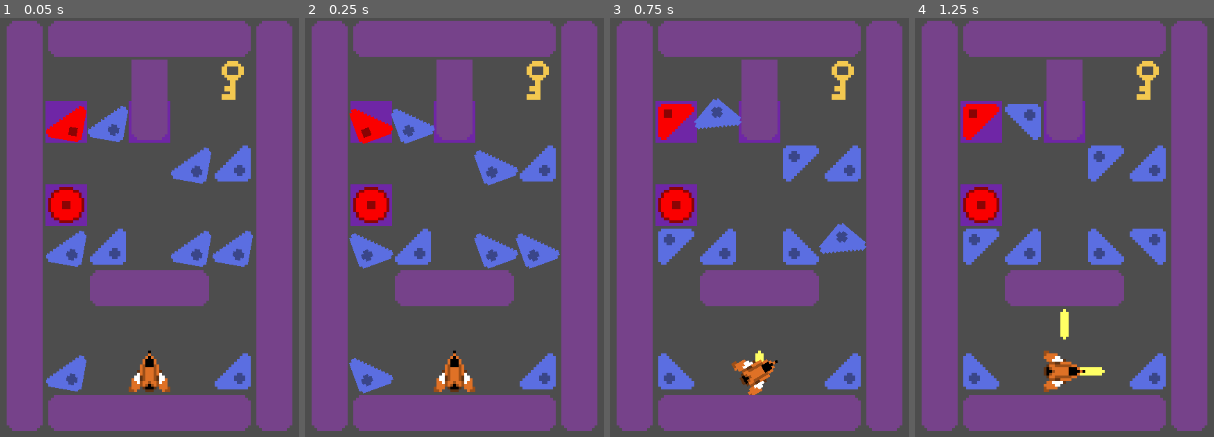
Above: before the commit, frames 1-4 (left to right).
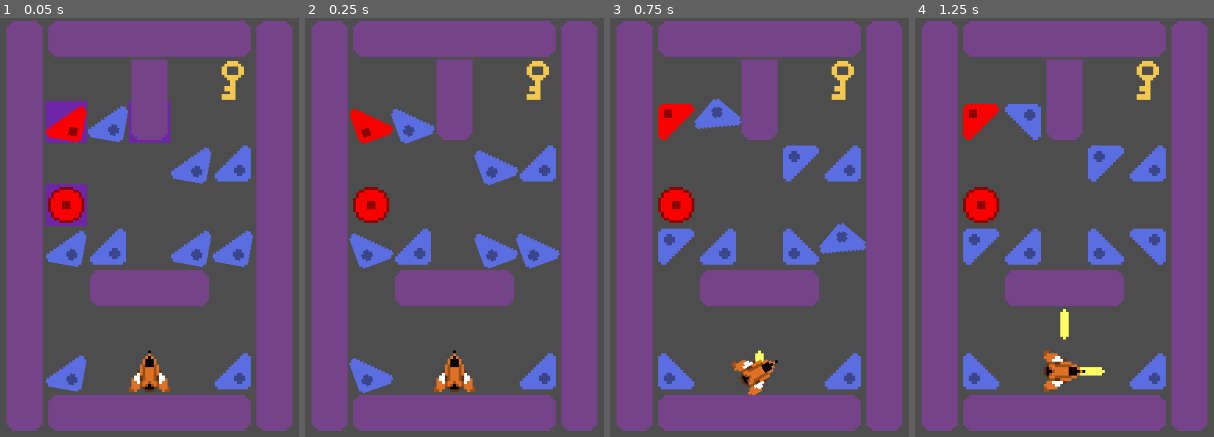
Above: after the commit, the same moments.

Repository: LizardMan2/Dinker
Game: Godot game, scene res://Levels/Test.tscn
Same seed, same stepped clock (60 frames per second), same inputs: the game is played once before the commit and once after it.
Inputs:
- Up to frame 1 (0.05 s): no input
- Up to frame 2 (0.25 s): no input
- Up to frame 3 (0.75 s): tap Enter (ui_accept) at 0.5 s; hold Right (ui_right) from 0.53 s (still down)
- Up to frame 4 (1.25 s): keep holding Right (ui_right); tap Enter (ui_accept) at 0.77 s

Frame 1 is identical in both runs. In frame 2, 1.6% of the frame differs, in the area x 15-57%, y 19-50%; in frame 3, 1.6%; in frame 4, 1.6%.

Commit message:
Fixed rotator, began work on door

Diff:
--- a/Levels/SpawnMovingObjects.gd
+++ b/Levels/SpawnMovingObjects.gd
@@ -20,11 +20,11 @@
 				var b = objects[0].instantiate()
 				get_parent().add_child(b)
 				b.position = (Vector2(i.x, i.y) * 15) + Vector2(7.5, 7.5)
-				match coords.y:
+				match coords.x:
 					0:
+						b.state = -1
+					1:
 						b.state = 1
-					1:
-						b.state = -1
 					2:
 						b.state = 2
 		visible = false
--- a/Levels/Test.tscn
+++ b/Levels/Test.tscn
@@ -7,6 +7,7 @@
 [ext_resource type="Script" path="res://Levels/connectionBuilder.gd" id="3_dakvb"]
 [ext_resource type="PackedScene" uid="uid://c05cdko4pf5i1" path="res://Objects/bumper.tscn" id="3_dww0a"]
 [ext_resource type="PackedScene" uid="uid://bmcigu6bxbxt1" path="res://Objects/Connection/connection_layer.tscn" id="3_j81sp"]
+[ext_resource type="PackedScene" uid="uid://c1l540knp2od" path="res://Objects/Connection/connector.tscn" id="4_yt2vy"]
 [ext_resource type="PackedScene" uid="uid://bp75whmfa4006" path="res://Objects/Player/player.tscn" id="4_ytsnj"]
 [ext_resource type="PackedScene" uid="uid://beqi1cysmhdlg" path="res://Objects/wall.tscn" id="5_5ofm8"]
 [ext_resource type="PackedScene" uid="uid://w1f4ijrsqbrj" path="res://Objects/key.tscn" id="6_55xpg"]
@@ -96,14 +97,17 @@
 
 [node name="Level Spawner" type="Node2D" parent="." node_paths=PackedStringArray("layers")]
 script = ExtResource("1_u5yxq")
-layers = [NodePath("map Layer"), NodePath("Motion Layer")]
+layers = [NodePath("map Layer"), NodePath("Motion Layer"), NodePath("Connection Layer")]
 
-[node name="Connection Layer" type="TileMapLayer" parent="Level Spawner"]
+[node name="Connection Layer" type="TileMapLayer" parent="Level Spawner" node_paths=PackedStringArray("channels")]
 tile_map_data = PackedByteArray("AAAHAAIAAAADAAEAAAAHAAQAAAADAAEAAAAJAAIAAAADAAEAAAA=")
 tile_set = SubResource("TileSet_h27o7")
 script = ExtResource("3_dakvb")
+objects = Array[PackedScene]([ExtResource("4_yt2vy")])
+channels = [NodePath("Connection Layer"), NodePath("Connection Layer2"), NodePath("Connection Layer3"), NodePath("Connection Layer4"), NodePath("Connection Layer5"), NodePath("Connection Layer6"), NodePath("Connection Layer7"), NodePath("Connection Layer8")]
 
 [node name="Connection Layer" parent="Level Spawner/Connection Layer" instance=ExtResource("3_j81sp")]
+visible = false
 
 [node name="Connection Layer2" parent="Level Spawner/Connection Layer" instance=ExtResource("3_j81sp")]
 
@@ -126,7 +130,7 @@
 objects = Array[PackedScene]([ExtResource("3_dww0a"), ExtResource("4_ytsnj"), ExtResource("5_5ofm8"), ExtResource("6_55xpg"), ExtResource("7_8frpd")])
 
 [node name="Motion Layer" type="TileMapLayer" parent="Level Spawner"]
-tile_map_data = PackedByteArray("AAAHAAIAAAAAAAEAAAAJAAIAAAABAAAAAAAKAAIAAAAEAAAAAAALAAIAAAAEAAAAAAA=")
+tile_map_data = PackedByteArray("AAAHAAIAAAAAAAEAAAAKAAIAAAAEAAAAAAALAAIAAAAEAAAAAAA=")
 tile_set = SubResource("TileSet_p2nll")
 script = ExtResource("10_wf6hj")
 objects = Array[PackedScene]([ExtResource("10_4krfk")])
--- a/Levels/connectionBuilder.gd
+++ b/Levels/connectionBuilder.gd
@@ -3,6 +3,7 @@
 var canSpawn = false
 
 @export var objects: Array[PackedScene]
+@export var channels: Array[Node2D]
 var wallCoords = [Vector2i(0, 4), Vector2i(1, 4), Vector2i(2, 4),
 					Vector2i(3, 2), Vector2i(3, 3), Vector2i(3, 4)]
 var spawned = false
@@ -19,11 +20,10 @@
 		var mapPos = map_to_local(Vector2(0,0)) + Vector2(7 * 15, 15)
 		for i in get_used_cells_by_id():
 			var coords = get_cell_atlas_coords(i)
-
-
-
-
-
+			var channel = coords.x + (coords.y * 4)
+			var b = objects[0].instantiate()
+			channels[channel].add_child(b)
+			b.position = (Vector2(i.x, i.y) * 15) + Vector2(7.5, 7.5)
 
 		visible = false
 		spawned = true
--- /dev/null
+++ b/Objects/door.tscn
@@ -0,0 +1,24 @@
+[gd_scene load_steps=5 format=3 uid="uid://dk6egibmgpx5w"]
+
+[ext_resource type="Script" path="res://door.gd" id="1_mhh8u"]
+[ext_resource type="Texture2D" uid="uid://43pyj4by5c42" path="res://Assets/Art/Dinker Tileset.png" id="2_7sdwh"]
+[ext_resource type="Texture2D" uid="uid://0mdrmpwis0mw" path="res://Assets/Art/Puzzle Elements/Door Hinge.png" id="3_6lw5e"]
+[ext_resource type="Texture2D" uid="uid://c0gnoxopd0x1t" path="res://Assets/Art/Puzzle Elements/Door.png" id="4_kuhls"]
+
+[node name="Door" type="Node2D"]
+script = ExtResource("1_mhh8u")
+
+[node name="Sprite2D" type="Sprite2D" parent="."]
+position = Vector2(15, -8)
+texture = ExtResource("2_7sdwh")
+
+[node name="DoorHinge" type="Sprite2D" parent="."]
+texture = ExtResource("3_6lw5e")
+
+[node name="Door" type="Sprite2D" parent="."]
+texture_repeat = 2
+position = Vector2(0, -7.5)
+rotation = 1.5708
+texture = ExtResource("4_kuhls")
+region_enabled = true
+region_rect = Rect2(0, 1, 1, 9)
--- a/Objects/rotator.gd
+++ b/Objects/rotator.gd
@@ -12,6 +12,7 @@
 
 # Called every frame. 'delta' is the elapsed time since the previous frame.
 func _process(delta: float) -> void:
+	print(state)
 	if trigger:
 		if !activated:
 			rotating.dir += state
--- /dev/null
+++ b/door.gd
@@ -0,0 +1,22 @@
+extends Node2D
+
+var input = false
+
+var open = true
+var length = 1
+var currentLength = 0
+
+var trigger = false
+# Called when the node enters the scene tree for the first time.
+func _ready() -> void:
+	if trigger:
+		if open: #If open, close
+			if
+			length * 15 + 1
+		else: #If closed, open
+
+
+
+# Called every frame. 'delta' is the elapsed time since the previous frame.
+func _process(delta: float) -> void:
+	pass
Binary file added: Assets/Art/Puzzle Elements/Door Hinge.png
Not shown, added: Assets/Art/Puzzle Elements/Door Hinge.png.import
Binary file added: Assets/Art/Puzzle Elements/Door.png
Not shown, added: Assets/Art/Puzzle Elements/Door.png.import
Not shown: 1 places in Levels/Test.tscn that only renumber resources
